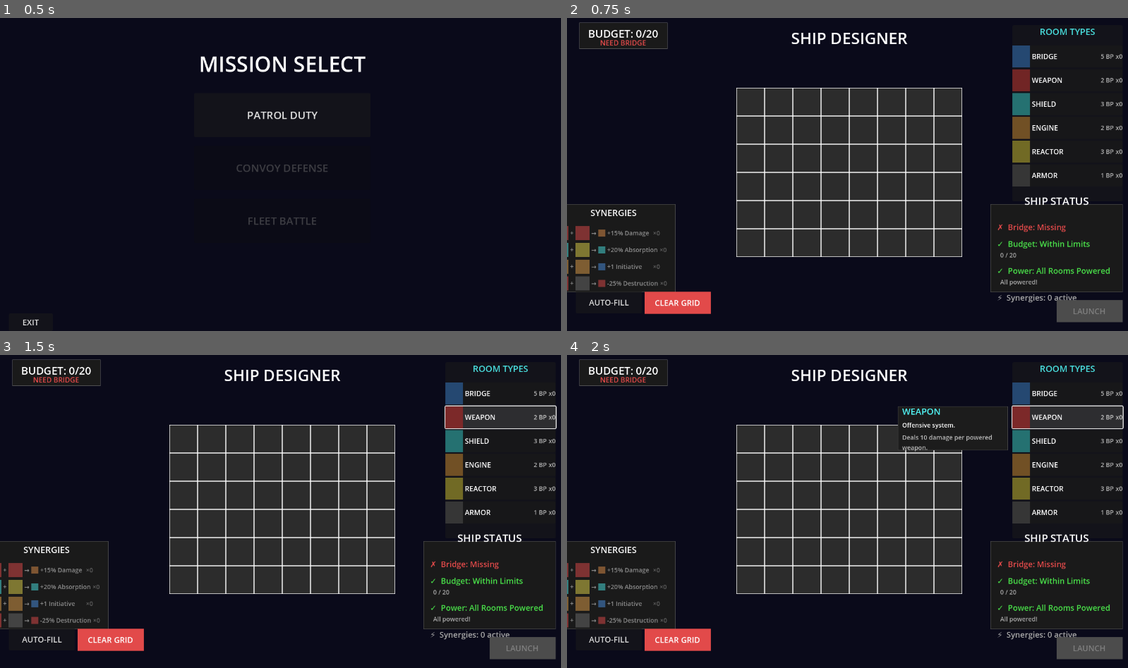
Above: before the commit, frames 1-4 (two rows, left to right).
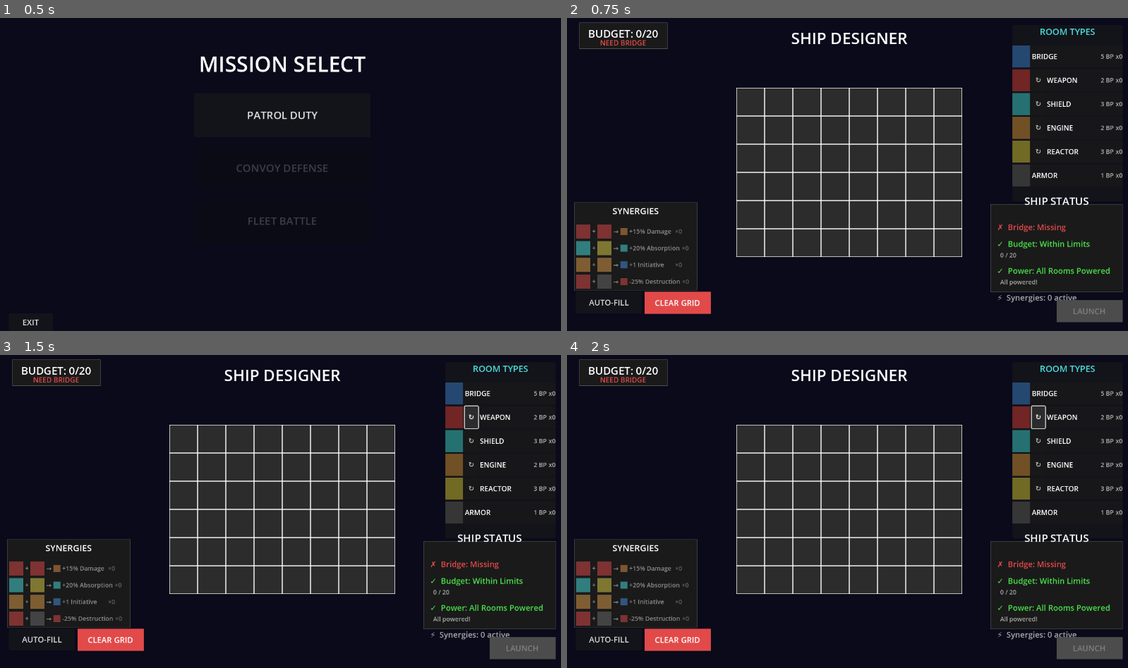
Above: after the commit, the same moments.

Repository: cautiouskurns/Startship-Designer
Game: Godot game, scene res://scenes/mission/MissionSelect.tscn
Same seed, same stepped clock (60 frames per second), same inputs: the game is played once before the commit and once after it.
Inputs (mouse positions are in pixels of both pictures, inside the frame that each line leads up to):
- Up to frame 1 (0.5 s): no input
- Up to frame 2 (0.75 s): click "PATROL DUTY" at 0.5 s
- Up to frame 3 (1.5 s): click (471, 417) at 1.25 s, where only the run after the commit has a clickable "↻"
- Up to frame 4 (2 s): no input

Frame 1 is identical in both runs. In frame 2, 2.2% of the frame differs, in the area x 0-92%, y 18-88%; in frame 3, 2.4%; in frame 4, 2.9%, in the area x 0-100%, y 15-88%.

Commit message:
Implement room rotation feature with UI updates and rotation handling

Diff:
--- a/scenes/designer/ShipDesigner.tscn
+++ b/scenes/designer/ShipDesigner.tscn
@@ -126,10 +126,10 @@
 anchors_preset = 2
 anchor_top = 1.0
 anchor_bottom = 1.0
-offset_left = -34.0
-offset_top = -288.0
-offset_right = 246.0
-offset_bottom = -88.0
+offset_left = 16.0
+offset_top = -292.0
+offset_right = 296.0
+offset_bottom = -92.0
 grow_vertical = 0
 
 [node name="ClearGridButton" type="Button" parent="."]
--- a/scenes/designer/components/RoomTypeButton.tscn
+++ b/scenes/designer/components/RoomTypeButton.tscn
@@ -26,6 +26,13 @@
 custom_minimum_size = Vector2(40, 40)
 layout_mode = 2
 color = Color(0.5, 0.5, 0.5, 1)
+
+[node name="RotateButton" type="Button" parent="HBoxContainer"]
+custom_minimum_size = Vector2(30, 30)
+layout_mode = 2
+theme_override_colors/font_color = Color(0.7, 0.7, 0.7, 1)
+theme_override_font_sizes/font_size = 16
+text = "↻"
 
 [node name="NameLabel" type="Label" parent="HBoxContainer"]
 layout_mode = 2
--- a/scripts/data/RoomData.gd
+++ b/scripts/data/RoomData.gd
@@ -156,3 +156,50 @@
 		max_y = max(max_y, offset[1])
 
 	return Vector2i(max_x - min_x + 1, max_y - min_y + 1)
+
+## Rotate a room shape by given angle (0°, 90°, 180°, 270°) - Phase 7.3
+## Returns new shape array with rotated offsets, normalized to positive coordinates
+static func rotate_shape(shape: Array, rotation: int) -> Array:
+	# No rotation needed for 0° or invalid angles
+	if rotation == 0 or rotation not in [0, 90, 180, 270]:
+		return shape
+
+	var rotated_shape = []
+
+	# Apply rotation transform to each offset
+	for offset in shape:
+		var x = offset[0]
+		var y = offset[1]
+		var new_x: int
+		var new_y: int
+
+		match rotation:
+			90:  # 90° CW: [x,y] → [-y,x]
+				new_x = -y
+				new_y = x
+			180:  # 180°: [x,y] → [-x,-y]
+				new_x = -x
+				new_y = -y
+			270:  # 270° CW: [x,y] → [y,-x]
+				new_x = y
+				new_y = -x
+			_:
+				new_x = x
+				new_y = y
+
+		rotated_shape.append([new_x, new_y])
+
+	# Normalize to positive coordinates (shift so min x = 0, min y = 0)
+	var min_x = 0
+	var min_y = 0
+
+	for offset in rotated_shape:
+		min_x = min(min_x, offset[0])
+		min_y = min(min_y, offset[1])
+
+	# Shift all offsets
+	var normalized_shape = []
+	for offset in rotated_shape:
+		normalized_shape.append([offset[0] - min_x, offset[1] - min_y])
+
+	return normalized_shape
--- a/scripts/designer/RoomPalettePanel.gd
+++ b/scripts/designer/RoomPalettePanel.gd
@@ -4,6 +4,7 @@
 ## Panel containing room type selection buttons
 
 signal room_type_selected(room_type: RoomData.RoomType)
+signal rotation_requested  # Phase 7.3 - emitted when rotation button is pressed
 
 ## References to room type buttons
 @onready var bridge_button: RoomTypeButton = $VBoxContainer/BridgeButton
@@ -25,6 +26,7 @@
 	# Connect signals from all buttons
 	for button in all_buttons:
 		button.room_type_selected.connect(_on_room_type_button_pressed)
+		button.rotation_requested.connect(_on_rotation_button_pressed)  # Phase 7.3
 
 ## Handle room type button press
 func _on_room_type_button_pressed(room_type: RoomData.RoomType):
@@ -64,3 +66,14 @@
 	if selected_button:
 		return selected_button.room_type
 	return RoomData.RoomType.EMPTY
+
+## Handle rotation button press (Phase 7.3)
+func _on_rotation_button_pressed(room_type: RoomData.RoomType):
+	# Forward rotation signal to ShipDesigner
+	emit_signal("rotation_requested")
+
+## Update rotation display on selected button (Phase 7.3)
+func update_rotation_display(rotation: int):
+	# Update rotation display on the currently selected button
+	if selected_button:
+		selected_button.update_rotation_display(rotation)
--- a/scripts/designer/RoomTypeButton.gd
+++ b/scripts/designer/RoomTypeButton.gd
@@ -4,12 +4,14 @@
 ## Button representing a room type in the palette
 
 signal room_type_selected(room_type: RoomData.RoomType)
+signal rotation_requested(room_type: RoomData.RoomType)  # Phase 7.3
 
 ## The room type this button represents
 @export var room_type: RoomData.RoomType = RoomData.RoomType.EMPTY
 
 ## UI elements
 @onready var room_icon: ColorRect = $HBoxContainer/Icon
+@onready var rotate_button: Button = $HBoxContainer/RotateButton  # Phase 7.3
 @onready var name_label: Label = $HBoxContainer/NameLabel
 @onready var cost_label: Label = $HBoxContainer/CostLabel
 @onready var count_label: Label = $HBoxContainer/CountLabel
@@ -47,6 +49,13 @@
 func _ready():
 	pressed.connect(_on_pressed)
 	update_display()
+
+	# Connect rotation button (Phase 7.3)
+	rotate_button.pressed.connect(_on_rotate_button_pressed)
+
+	# Hide rotation button for rooms that don't rotate (Bridge/Armor are square)
+	if room_type == RoomData.RoomType.BRIDGE or room_type == RoomData.RoomType.ARMOR or room_type == RoomData.RoomType.EMPTY:
+		rotate_button.visible = false
 
 	# Connect tooltip signals
 	mouse_entered.connect(_on_mouse_entered_tooltip)
@@ -134,3 +143,22 @@
 	# Set stats (second part)
 	if parts.size() > 1:
 		tooltip_stats_label.text = parts[1]
+
+## Handle rotation button press (Phase 7.3)
+func _on_rotate_button_pressed():
+	# Emit rotation signal
+	emit_signal("rotation_requested", room_type)
+	# Don't select the room, just rotate it
+	# (prevents accidentally changing selection when just wanting to rotate)
+
+## Update rotation display on button (Phase 7.3)
+func update_rotation_display(rotation: int):
+	# Only update if rotation button is visible (non-square rooms)
+	if not rotate_button.visible:
+		return
+
+	# Show rotation angle on button
+	if rotation == 0:
+		rotate_button.text = "↻"  # Just arrow at 0°
+	else:
+		rotate_button.text = "↻%d°" % rotation
--- a/scripts/designer/ShipDesigner.gd
+++ b/scripts/designer/ShipDesigner.gd
@@ -47,6 +47,9 @@
 
 ## Currently selected room type from palette
 var selected_room_type: RoomData.RoomType = RoomData.RoomType.EMPTY
+
+## Current rotation angle for selected room (Phase 7.3)
+var current_rotation: int = 0  # 0, 90, 180, or 270
 
 ## Currently hovered tile
 var hovered_tile: GridTile = null
@@ -100,6 +103,7 @@
 
 	# Connect room palette signals
 	room_palette.room_type_selected.connect(_on_room_type_selected)
+	room_palette.rotation_requested.connect(rotate_selected_room)  # Phase 7.3
 
 	# Initialize palette display
 	update_palette_counts()
@@ -207,6 +211,28 @@
 	var next_value = (int(current) + 1) % 7
 	return next_value as RoomData.RoomType
 
+## Rotate selected room by 90° clockwise (Phase 7.3)
+func rotate_selected_room():
+	# Increment rotation by 90°
+	current_rotation = (current_rotation + 90) % 360
+
+	# Update palette rotation display
+	room_palette.update_rotation_display(current_rotation)
+
+	# Update preview if we're hovering over a tile
+	if hovered_tile and selected_room_type != RoomData.RoomType.EMPTY:
+		# Save reference before clearing (unhovered sets hovered_tile to null)
+		var tile_to_refresh = hovered_tile
+		# Clear current preview
+		_on_tile_unhovered(tile_to_refresh)
+		# Show new preview with rotated shape
+		_on_tile_hovered(tile_to_refresh)
+
+## Get the shape for selected room type with current rotation applied (Phase 7.3)
+func get_rotated_shape(room_type: RoomData.RoomType) -> Array:
+	var base_shape = RoomData.get_shape(room_type)
+	return RoomData.rotate_shape(base_shape, current_rotation)
+
 ## Count number of Bridge rooms currently placed (Phase 7.1 - count room instances, not tiles)
 func count_bridges() -> int:
 	var count = 0
@@ -248,14 +274,14 @@
 
 	return total
 
-## Check if a shaped room can be placed at given position (Phase 7.1)
-func can_place_shaped_room(anchor_x: int, anchor_y: int, room_type: RoomData.RoomType) -> bool:
+## Check if a shaped room can be placed at given position (Phase 7.1/7.3 - with optional rotated shape)
+func can_place_shaped_room(anchor_x: int, anchor_y: int, room_type: RoomData.RoomType, custom_shape: Array = []) -> bool:
 	# Can't place EMPTY
 	if room_type == RoomData.RoomType.EMPTY:
 		return false
 
-	# Get shape for this room type
-	var shape = RoomData.get_shape(room_type)
+	# Get shape for this room type (use custom_shape if provided, otherwise base shape)
+	var shape = custom_shape if not custom_shape.is_empty() else RoomData.get_shape(room_type)
 
 	# Check Bridge limit (only 1 allowed)
 	if room_type == RoomData.RoomType.BRIDGE and count_bridges() >= 1:
@@ -517,7 +543,17 @@
 		# Hide cost indicator when not hovering or no room selected
 		cost_indicator.visible = false
 
-## Handle tile left-click - place selected room type from palette (Phase 7.1 - shaped rooms)
+## Handle keyboard input (Phase 7.3 - R key for rotation)
+func _unhandled_input(event: InputEvent):
+	if event is InputEventKey and event.pressed and not event.echo:
+		# R key to rotate selected room
+		if event.keycode == KEY_R:
+			# Only rotate if a room is selected (not EMPTY)
+			if selected_room_type != RoomData.RoomType.EMPTY:
+				rotate_selected_room()
+				get_viewport().set_input_as_handled()
+
+## Handle tile left-click - place selected room type from palette (Phase 7.1/7.3 - shaped rooms with rotation)
 func _on_tile_clicked(x: int, y: int):
 	var tile = get_tile_at(x, y)
 	if not tile:
@@ -527,8 +563,8 @@
 	if selected_room_type == RoomData.RoomType.EMPTY:
 		return
 
-	# Get shape for selected room type
-	var shape = RoomData.get_shape(selected_room_type)
+	# Get shape for selected room type with current rotation (Phase 7.3)
+	var shape = get_rotated_shape(selected_room_type)
 
 	# If clicking a tile that's already occupied by a room
 	if tile.is_occupied():
@@ -547,8 +583,8 @@
 			flash_shape_tiles_red(x, y, shape)
 			return
 
-	# Validate shaped room placement
-	var can_place = can_place_shaped_room(x, y, selected_room_type)
+	# Validate shaped room placement with rotated shape (Phase 7.3)
+	var can_place = can_place_shaped_room(x, y, selected_room_type, shape)
 
 	# If can't place, flash all tiles in shape red and return
 	if not can_place:
@@ -608,13 +644,17 @@
 	_update_ship_status()
 	update_synergies()
 
-## Handle room type selection from palette
+## Handle room type selection from palette (Phase 7.3 - reset rotation)
 func _on_room_type_selected(room_type: RoomData.RoomType):
 	selected_room_type = room_type
+	# Reset rotation to 0° when changing room selection
+	current_rotation = 0
+	# Update palette rotation display
+	room_palette.update_rotation_display(current_rotation)
 	# Update button availability based on new selection
 	update_palette_availability()
 
-## Handle tile hover - show preview (Phase 7.2 - per-tile mixed preview states)
+## Handle tile hover - show preview (Phase 7.2/7.3 - per-tile mixed preview states with rotation)
 func _on_tile_hovered(tile: GridTile):
 	hovered_tile = tile
 
@@ -622,8 +662,8 @@
 	if selected_room_type == RoomData.RoomType.EMPTY:
 		return
 
-	# Get shape for selected room type
-	var shape = RoomData.get_shape(selected_room_type)
+	# Get shape for selected room type with current rotation (Phase 7.3)
+	var shape = get_rotated_shape(selected_room_type)
 
 	# Show preview on all tiles in the shape with per-tile state feedback
 	for offset in shape:
@@ -644,11 +684,11 @@
 				else:
 					preview_tile.show_invalid_preview()  # Red border
 
-## Handle tile unhover - clear preview (Phase 7.2 - clear multi-tile preview)
+## Handle tile unhover - clear preview (Phase 7.2/7.3 - clear multi-tile preview with rotation)
 func _on_tile_unhovered(tile: GridTile):
 	# Clear preview from previously hovered tile and its shape
 	if hovered_tile and selected_room_type != RoomData.RoomType.EMPTY:
-		var shape = RoomData.get_shape(selected_room_type)
+		var shape = get_rotated_shape(selected_room_type)
 
 		# Clear preview on all tiles in the shape
 		for offset in shape:
